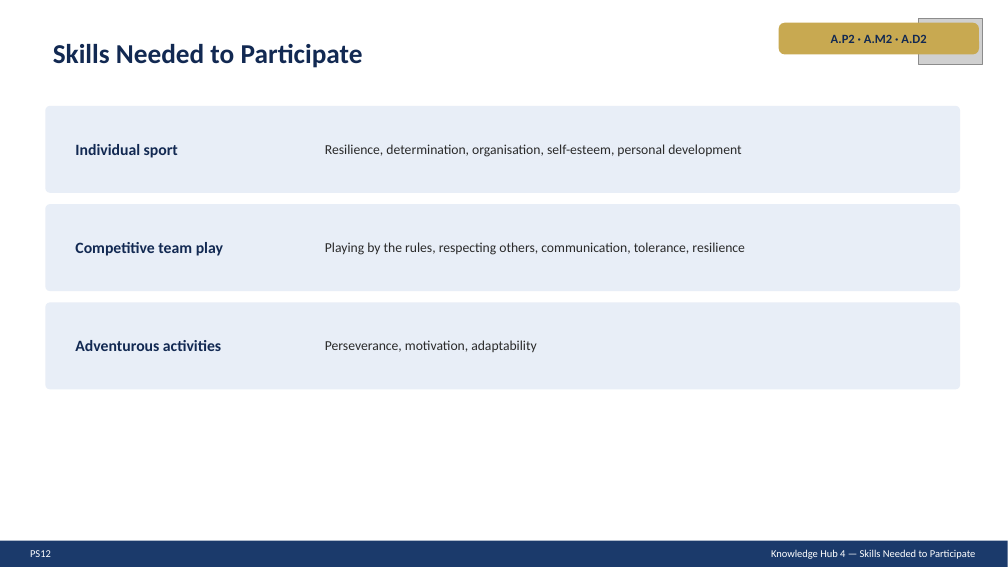
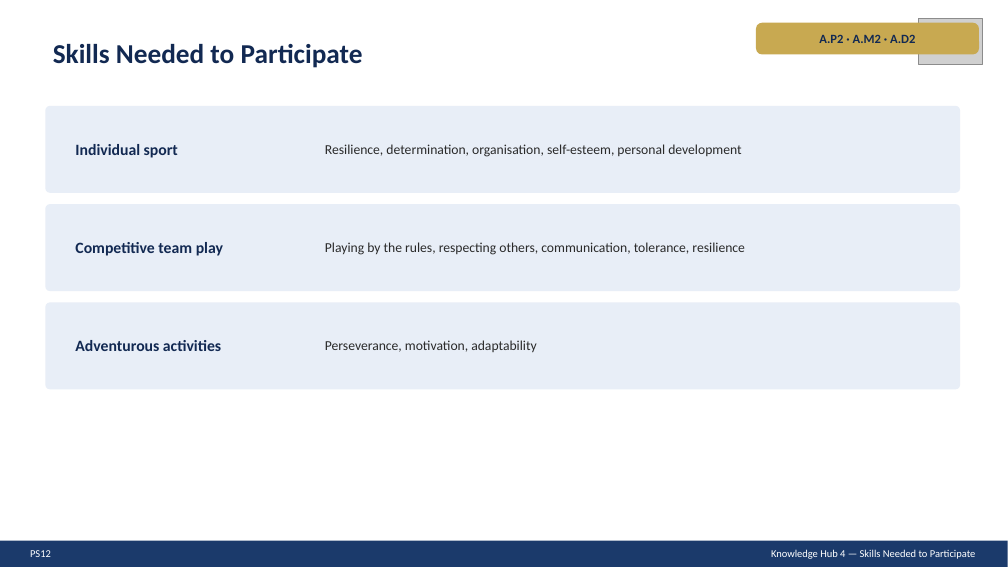
Before and after one commit to JJ2026Outdoor/ACOutdoorEd, a slide deck: slide 8 of PS12SportAdventurousSlides.pptx (slide 7 before the commit). Drawn at 1008x567 pixels with LibreOffice and Linux fonts; fonts in the diff are those of the drawing; grey boxes stand for pictures. Boxes give left, top, right and bottom in pixels: in the first picture for what was removed or moved away, otherwise in the second. Text is boxed around its words. In the diff, an @@ line names an element or a change of style, - is before the commit and + after.

```diff
--- a/PS12SportAdventurousSlides.pptx
+++ b/PS12SportAdventurousSlides.pptx
@@ text "A.P2 · A.M2 · A.D2": place and size @@
-text "A.P2 · A.M2 · A.D2" at <box>831,34,926,43</box>
+text "A.P2 · A.M2 · A.D2" at <box>819,35,915,43</box>
@@ rounded rectangle: place and size @@
-rounded rectangle at <box>779,23,979,54</box>
+rounded rectangle at <box>756,23,979,54</box>
```
Also in this commit, not shown: 4 other slides changed, 2 slides added, 2 other files.
